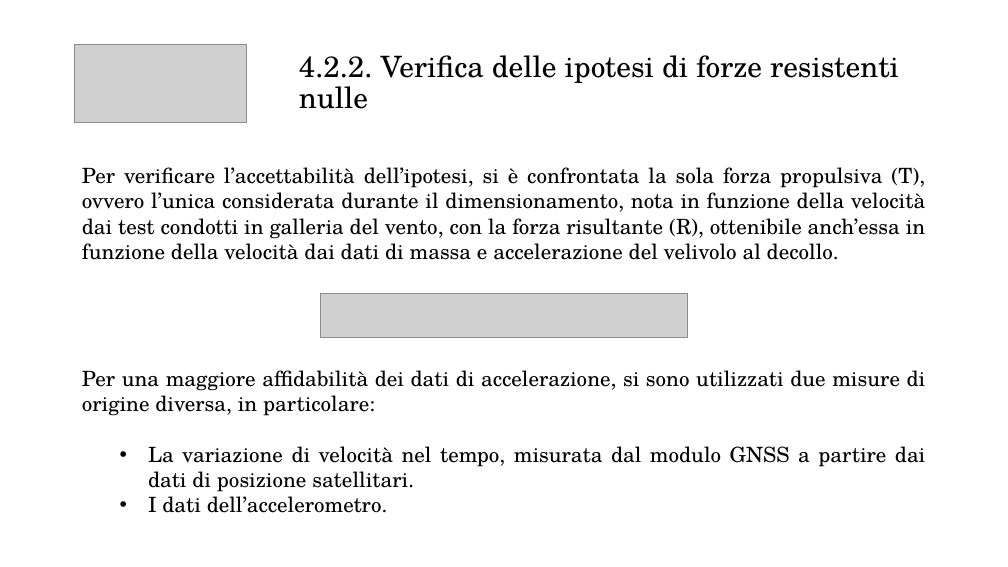
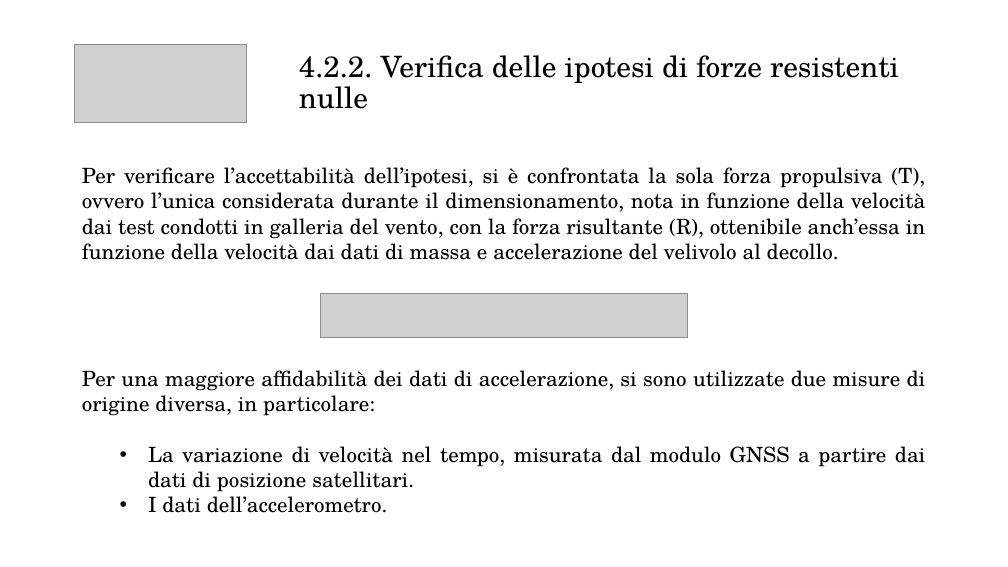
Before and after one commit to emanuele-cason/Tesi, a slide deck: slide 10 of Presentazione/Presentazione relazione.pptx. Drawn at 1008x567 pixels with LibreOffice and Linux fonts; fonts in the diff are those of the drawing; grey boxes stand for pictures. Boxes give left, top, right and bottom in pixels: in the first picture for what was removed or moved away, otherwise in the second. Text is boxed around its words. In the diff, an @@ line names an element or a change of style, - is before the commit and + after.

```diff
--- a/Presentazione/Presentazione relazione.pptx
+++ b/Presentazione/Presentazione relazione.pptx
@@ text at bbox=[82, 370, 926, 416]: text changed @@
-Per una maggiore affidabilità dei dati di accelerazione, si sono utilizzati due misure di origine diversa, in particolare:
+Per una maggiore affidabilità dei dati di accelerazione, si sono utilizzate due misure di origine diversa, in particolare:
```
Also in this commit, not shown: 3 other slides changed, 4 slides added, 3 other files.
